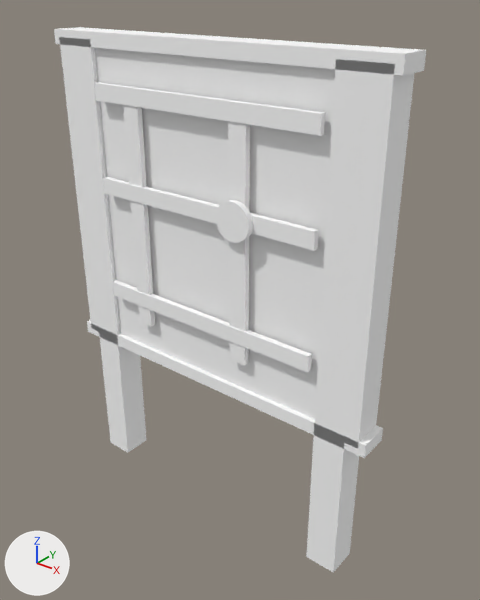
What one commit did to the glTF model godot/models/neighborhood_map.glb.
One viewpoint serves both versions: a camera (50 mm lens) standing at (1.71, -1.96, 2.33) and looking at (0.07, 0.1, 1.06). The axes (+X, +Y, +Z) are drawn at lower left. The lights are the same throughout. The picture after the commit comes second. Where no turn or scale is listed for an object, it has been applied to the vertices. Vertices at exactly the same position are counted once.

Names of what the first picture shows: 'board', 'border', 'border.001', 'border.002', 'border.003', 'map_cross', 'map_cross.001', 'map_cross.002', 'map_road', 'map_road.001', 'stand', 'stand.001', 'you_are_here'.
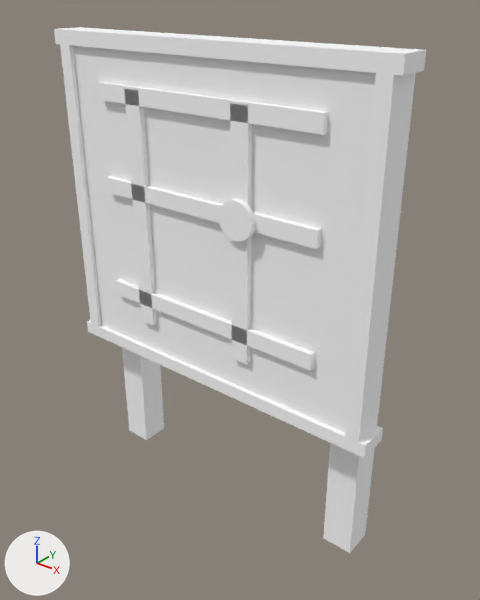
Pixel boxes [x1, y1, x2, y2] of what changed, in the pictures (480 x 600 px):
```json
{"object": "stand.001", "change": "moved", "before": [306, 59, 377, 573], "after": [323, 73, 416, 553]}
{"object": "border.003", "change": "rescaled", "before": [344, 63, 414, 448], "after": [345, 73, 414, 442]}
{"object": "stand", "change": "moved", "before": [68, 38, 146, 452], "after": [122, 347, 164, 440]}
{"object": "map_cross.002", "change": "moved", "before": [95, 82, 325, 136], "after": [98, 82, 328, 135]}
{"object": "map_road.001", "change": "moved", "before": [228, 121, 250, 365], "after": [230, 104, 252, 364]}
{"object": "map_road", "change": "moved", "before": [123, 105, 155, 326], "after": [124, 89, 157, 325]}
{"object": "map_cross", "change": "moved", "before": [113, 280, 312, 372], "after": [116, 279, 314, 370]}
{"object": "map_cross.001", "change": "moved", "before": [103, 177, 319, 251], "after": [106, 176, 321, 249]}
{"object": "you_are_here", "change": "moved", "before": [216, 200, 253, 243], "after": [219, 199, 256, 242]}
```

The change, as JSON lines over the scene's bpy script:
```json
{"block": "me_border_003", "where": "# used by ob_border_003; location = (0.75, 0.0, 1.4)"}
{"op": "remove", "block": "me_border_003", "code": "me_border_003.from_pydata(...)  # 8 vertices, 12 faces; spans x -0.03..0.03, y -0.07..0.07, z -0.7..0.7"}
{"op": "add", "block": "me_border_003", "code": "me_border_003.from_pydata(...)  # 8 vertices, 12 faces; spans x -0.03..0.03, y -0.07..0.07, z -0.67..0.67"}
{"block": "me_border_003", "change": "me_border_003 part 1: the whole mesh is scaled about its middle by (1, 1, 0.957)"}
{"op": "set", "path": "ob_map_cross.location", "old": "(0.0, -0.08, 1.0)", "new": "(0.0, -0.062, 1.0)"}
{"op": "set", "path": "ob_map_cross_001.location", "old": "(0.0, -0.08, 1.5)", "new": "(0.0, -0.062, 1.5)"}
{"op": "set", "path": "ob_map_cross_002.location", "old": "(0.0, -0.08, 1.9)", "new": "(0.0, -0.062, 1.9)"}
{"op": "set", "path": "ob_map_road.location", "old": "(-0.35, -0.075, 1.4)", "new": "(-0.35, -0.062, 1.4)"}
{"op": "set", "path": "ob_map_road_001.location", "old": "(0.2, -0.075, 1.4)", "new": "(0.2, -0.062, 1.4)"}
{"op": "set", "path": "ob_stand.location", "old": "(-0.65, 0.0, 1.05)", "new": "(-0.65, 0.14, 1.05)"}
{"op": "set", "path": "ob_stand_001.location", "old": "(0.65, 0.0, 1.05)", "new": "(0.65, 0.14, 1.05)"}
{"op": "set", "path": "ob_you_are_here.location", "old": "(0.2, -0.105, 1.5)", "new": "(0.2, -0.087, 1.5)"}
```
